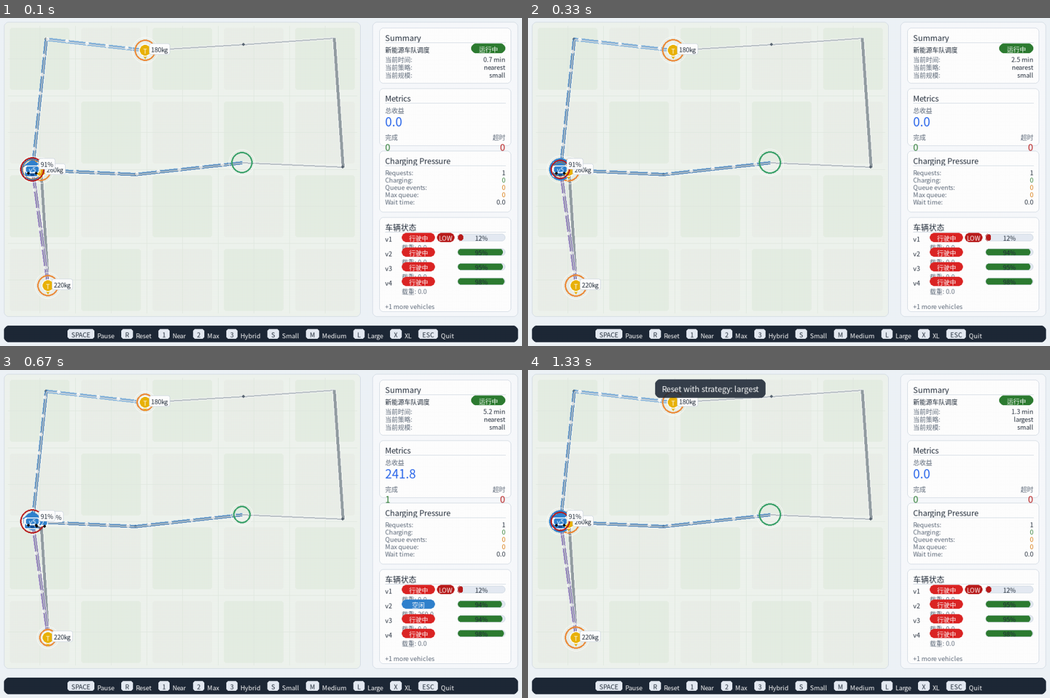
Above: before the commit, frames 1-4 (two rows, left to right).
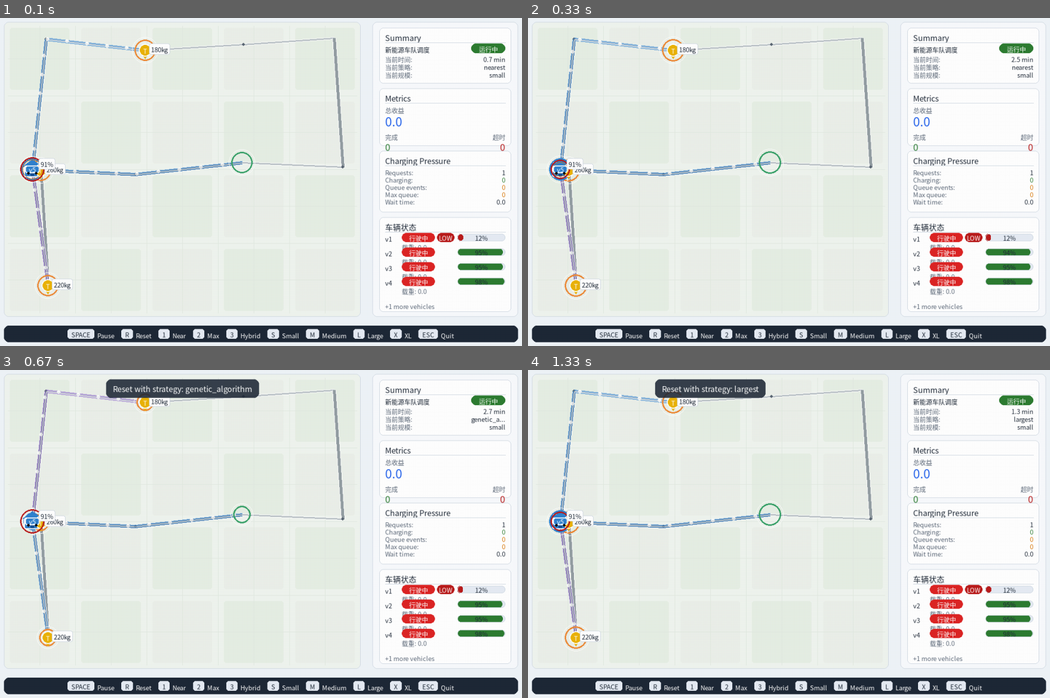
Above: after the commit, the same moments.

Repository: Ltyyyyy0429/Data-Structure-Course-Design
Game: pygame game, started from ui/simulator_app.py
Two runs of this game, one before a commit and one after it. Both use one fixed random seed, a clock stepped at 60 frames per second and the inputs below.
Inputs:
- Up to frame 1 (0.1 s): no input
- Up to frame 2 (0.33 s): no input
- Up to frame 3 (0.67 s): hold 4 from 0.33 s (still down)
- Up to frame 4 (1.33 s): release 4 at 0.8 s; tap Enter at 0.83 s; tap 2 at 1.17 s

Frames 1-2 are identical in both runs. In frame 3, 2.5% of the frame differs, in the area x 6-97%, y 2-82%; in frame 4, nothing differs.

Commit message:
docs: 更新 README
- A 模块章节
- 难度参数表与 core/difficulty.py 对齐，补充拓扑和充电分布字段
- 新增 GA 策略说明，统一四种策略文档
- 合并上游 simulator_app.py（scale 切换 + GA 策略兼容）

Diff:
--- a/batch_experiment.py
+++ b/batch_experiment.py
@@ -13,7 +13,7 @@
 
 
 SCALES = ["small", "medium", "large", "extra_large"]
-STRATEGIES = ["nearest", "largest", "energy_aware_hybrid"]
+STRATEGIES = ["nearest", "largest", "energy_aware_hybrid", "genetic_algorithm"]
 DIFFICULTIES = ["easy", "medium", "hard"]
 RESULT_CSV_PATH = "results/experiment_results.csv"
 EXPERIMENT_FIELDS = [
--- a/strategy.py
+++ b/strategy.py
@@ -21,7 +21,7 @@
         self.load_capacity = load_capacity
 
 
-        self.consume_rate = 0.5      # 每单位距离耗电量
+        self.consume_rate = consume_rate if consume_rate is not None else 0.5
         self.safety_margin = 1.0     # 电池安全余量
 
         # --- 归一化得分权重配置 ---
@@ -70,6 +70,12 @@
             return self._nearest_dispatch(idle_vehicles, unassigned_tasks)
         elif self.strategy_name == "energy_aware_hybrid":
             return self._energy_aware_hybrid_dispatch(idle_vehicles, unassigned_tasks, state)
+        elif self.strategy_name == "genetic_algorithm":
+            import strategy_ga
+            return strategy_ga.ga_dispatch(
+                idle_vehicles, unassigned_tasks, self.pathfinder, state,
+                consume_rate=self.consume_rate, load_capacity=self.load_capacity,
+            )
         else:
             return []
 
--- /dev/null
+++ b/strategy_ga.py
@@ -0,0 +1,372 @@
+# strategy_ga.py
+"""Genetic Algorithm scheduling strategy for the logistics fleet simulator.
+
+Encoding: each chromosome is a list of length n (idle vehicles), where
+each gene is a task index (0..m-1) or -1 for no assignment.  Each task
+may be assigned to at most one vehicle.
+
+The GA runs one lightweight evolution per dispatch tick (small population,
+few generations) and returns action dicts in the same format as the other
+strategies.
+"""
+
+from __future__ import annotations
+
+import random
+from typing import TYPE_CHECKING
+
+if TYPE_CHECKING:
+    from simulator.pathfinder_adapter import RealPathfinder
+
+
+# ---------------------------------------------------------------------------
+# GA hyper-parameters (tunable)
+# ---------------------------------------------------------------------------
+POP_SIZE = 40
+GENERATIONS = 30
+MUTATION_RATE = 0.10
+CROSSOVER_RATE = 0.85
+TOURNAMENT_SIZE = 3
+ELITE_COUNT = 2
+
+# Fitness scoring weights (same semantics as energy_aware_hybrid)
+BASE_SCORE = 30.0
+ALPHA = 40.0       # weight bonus max
+BETA = 30.0        # urgency bonus max
+GAMMA = 0.1        # distance penalty per km
+DELTA = 20.0       # low-battery penalty max (only when battery < 50 %)
+EPSILON = 2.0      # charger queue penalty per vehicle
+SAFETY_MARGIN = 1.0
+
+# Hard-constraint penalty — large enough to dominate any feasible solution
+INFEASIBLE_PENALTY = 1e9
+
+
+# ---------------------------------------------------------------------------
+# helpers
+# ---------------------------------------------------------------------------
+
+def _as_float(value, default: float = 0.0) -> float:  # mirrors strategy.Dispatcher._as_float
+    try:
+        return float(value)
+    except (TypeError, ValueError):
+        return default
+
+
+def _is_load_feasible(vehicle: dict, task: dict, default_capacity: float = 1000.0) -> bool:  # mirrors strategy.Dispatcher._is_load_feasible
+    cur = _as_float(vehicle.get("load", 0))
+    w = _as_float(task.get("weight", 0))
+    cap = _as_float(
+        vehicle.get("max_load", vehicle.get("load_capacity", vehicle.get("capacity", default_capacity))),
+        default_capacity,
+    )
+    return cur + w <= cap
+
+
+# ---------------------------------------------------------------------------
+# GA core
+# ---------------------------------------------------------------------------
+
+def _build_chromosome(
+    n_vehicles: int, n_tasks: int, veh_task_feasible: list[list[bool]],
+) -> list[int]:
+    """Create a random chromosome respecting load feasibility and 1-to-1 task constraint."""
+    chromo = [-1] * n_vehicles
+    available = list(range(n_tasks))
+    random.shuffle(available)
+    taken: set[int] = set()
+    indices = list(range(n_vehicles))
+    random.shuffle(indices)
+    for vi in indices:
+        for ti in available:
+            if ti in taken:
+                continue
+            if veh_task_feasible[vi][ti]:
+                chromo[vi] = ti
+                taken.add(ti)
+                break
+    return chromo
+
+
+def _mutate(
+    chromo: list[int], n_tasks: int, veh_task_feasible: list[list[bool]], rate: float,
+) -> list[int]:
+    """In-place mutation: randomly reassign or clear genes."""
+    taken = {g for g in chromo if g >= 0}
+    for vi in range(len(chromo)):
+        if random.random() >= rate:
+            continue
+        old = chromo[vi]
+        if old >= 0:
+            taken.discard(old)
+        # pick a new task that is not taken
+        candidates = [t for t in range(n_tasks) if t not in taken and veh_task_feasible[vi][t]]
+        if candidates:
+            new_t = random.choice(candidates)
+            chromo[vi] = new_t
+            taken.add(new_t)
+        else:
+            chromo[vi] = -1
+    return chromo
+
+
+def _crossover(parent_a: list[int], parent_b: list[int], n_tasks: int) -> tuple[list[int], list[int]]:
+    """Uniform crossover per vehicle position, then repair duplicate tasks."""
+    n = len(parent_a)
+    child_a = [-1] * n
+    child_b = [-1] * n
+    for i in range(n):
+        if random.random() < 0.5:
+            child_a[i], child_b[i] = parent_a[i], parent_b[i]
+        else:
+            child_a[i], child_b[i] = parent_b[i], parent_a[i]
+
+    def _repair(child: list[int]) -> list[int]:
+        seen: set[int] = set()
+        for i in range(n):
+            t = child[i]
+            if t < 0:
+                continue
+            if t in seen:
+                child[i] = -1
+            else:
+                seen.add(t)
+        return child
+
+    return _repair(child_a), _repair(child_b)
+
+
+# ---------------------------------------------------------------------------
+# fitness
+# ---------------------------------------------------------------------------
+
+def _compute_fitness(
+    chromo: list[int], vehicles: list[dict], tasks: list[dict],
+    pathfinder: RealPathfinder, state: dict,
+    dist_cache: dict[tuple[int, int], tuple[list[int], float]],
+    charger_cache: dict[int, tuple[int, float, int]],
+    consume_rate: float, load_capacity: float,
+) -> float:
+    """Return the total fitness score for *chromo*.  Higher is better."""
+
+    metrics = state.get("metrics", {})
+    current_time = _as_float(
+        state.get("current_time", metrics.get("current_time", 0))
+    )
+    chargers = state.get("charging_stations", state.get("chargers", []))
+
+    total = 0.0
+    assigned_tasks: set[int] = set()
+
+    for vi, ti in enumerate(chromo):
+        if ti < 0:
+            continue
+        if ti in assigned_tasks:          # duplicate — should not happen after repair
+            return -INFEASIBLE_PENALTY
+        assigned_tasks.add(ti)
+
+        veh = vehicles[vi]
+        task = tasks[ti]
+
+        if not _is_load_feasible(veh, task, load_capacity):
+            return -INFEASIBLE_PENALTY
+
+        v_node = int(veh.get("current_node", 0))
+        t_node = int(task.get("node_id", 0))
+        v_battery = _as_float(veh.get("battery", 100))
+        v_max_battery = max(_as_float(veh.get("max_battery", v_battery)), 1.0)
+        battery_ratio = max(0.0, min(1.0, v_battery / v_max_battery))
+        v_speed = _as_float(veh.get("speed", 1.0), 1.0)
+
+        v_capacity = _as_float(
+            veh.get("max_load", veh.get("load_capacity", veh.get("capacity", load_capacity))),
+            load_capacity,
+        )
+        if v_capacity <= 0:
+            v_capacity = 1000.0
+
+        # distance vehicle → task  (cached)
+        key = (v_node, t_node)
+        if key in dist_cache:
+            path, d1 = dist_cache[key]
+        else:
+            try:
+                path, d1 = pathfinder.find_path_and_distance(v_node, t_node)
+            except Exception:
+                path, d1 = [], float("inf")
+            dist_cache[key] = (path, d1)
+
+        if d1 == float("inf"):
+            return -INFEASIBLE_PENALTY
+
+        # nearest charger from task node  (cached)
+        if t_node in charger_cache:
+            _, d2, queue_len = charger_cache[t_node]
+        else:
+            d2 = float("inf")
+            best_n, best_d, best_q = 0, float("inf"), 0
+            for ch in chargers:
+                ch_node = int(ch.get("node_id", ch.get("node", 0)))
+                try:
+                    _, dist = pathfinder.find_path_and_distance(t_node, ch_node)
+                except Exception:
+                    dist = float("inf")
+                if dist < best_d:
+                    best_d = dist
+                    best_n = ch_node
+                    best_q = int(ch.get("queue_length", 0))
+            d2 = best_d
+            queue_len = best_q
+            charger_cache[t_node] = (best_n, best_d, best_q)
+
+        if d2 == float("inf"):
+            return -INFEASIBLE_PENALTY
+
+        # --- time feasibility (death-march guard, same as hybrid) ---
+        deadline = _as_float(task.get("deadline", 9999))
+        time_left = deadline - current_time
+        time_to_reach = d1 / v_speed
+        if time_to_reach >= time_left:
+            return -INFEASIBLE_PENALTY
+
+        required_energy = (d1 + d2) * consume_rate
+        if v_battery < required_energy + SAFETY_MARGIN:
+            return -INFEASIBLE_PENALTY
+
+        # --- composite score (same semantics as energy_aware_hybrid) ---
+        task_weight = _as_float(task.get("weight", 0), 0.0)
+        load_ratio = min(1.0, task_weight / v_capacity)
+        profit_score = ALPHA * load_ratio
+
+        buffer_time = max(0.0, time_left - time_to_reach)
+        urgency_score = BETA * (1.0 / (buffer_time + 1.0))
+
+        distance_penalty = GAMMA * d1
+        if battery_ratio > 0.5:
+            battery_risk_penalty = 0.0
+        else:
+            battery_risk_penalty = DELTA * ((0.5 - battery_ratio) / 0.5) ** 2
+        queue_penalty = EPSILON * queue_len
+
+        task_score = BASE_SCORE + profit_score + urgency_score \
+                     - distance_penalty - battery_risk_penalty - queue_penalty
+        task_score = max(0.0, task_score)
+
+        total += task_score
+
+    return total
+
+
+# ---------------------------------------------------------------------------
+# main entry point called by Dispatcher.dispatch()
+# ---------------------------------------------------------------------------
+
+def ga_dispatch(
+    idle_vehicles: list[dict],
+    unassigned_tasks: list[dict],
+    pathfinder: RealPathfinder,
+    state: dict,
+    *,
+    consume_rate: float = 0.5,
+    load_capacity: float = 1000.0,
+    pop_size: int = POP_SIZE,
+    generations: int = GENERATIONS,
+) -> list[dict]:
+    """Run one GA evolution and return a list of action dicts."""
+
+    n_v = len(idle_vehicles)
+    n_t = len(unassigned_tasks)
+
+    if n_v == 0 or n_t == 0:
+        return []
+
+    # pre-compute load feasibility matrix
+    veh_task_feasible: list[list[bool]] = []
+    for v in idle_vehicles:
+        row = [_is_load_feasible(v, t, load_capacity) for t in unassigned_tasks]
+        veh_task_feasible.append(row)
+
+    # if no feasible assignments exist at all, bail out
+    if not any(any(row) for row in veh_task_feasible):
+        return []
+
+    # caches (cleared per tick)
+    dist_cache: dict[tuple[int, int], tuple[list[int], float]] = {}
+    charger_cache: dict[int, tuple[int, float, int]] = {}
+
+    # ---- initialise population ----
+    pop = [_build_chromosome(n_v, n_t, veh_task_feasible) for _ in range(max(pop_size, ELITE_COUNT + 2))]
+    fitness = [
+        _compute_fitness(c, idle_vehicles, unassigned_tasks, pathfinder, state,
+                         dist_cache, charger_cache, consume_rate, load_capacity)
+        for c in pop
+    ]
+
+    best_idx = max(range(len(pop)), key=lambda i: fitness[i])
+
+    # ---- evolve ----
+    for gen in range(generations):
+        new_pop: list[list[int]] = []
+
+        # elitism
+        sorted_idx = sorted(range(len(pop)), key=lambda i: fitness[i], reverse=True)
+        for ei in sorted_idx[:ELITE_COUNT]:
+            new_pop.append(pop[ei][:])
+
+        # fill the rest
+        while len(new_pop) < pop_size:
+            # tournament selection
+            if random.random() < CROSSOVER_RATE and len(new_pop) + 2 <= pop_size:
+                t_a = random.sample(range(len(pop)), min(TOURNAMENT_SIZE, len(pop)))
+                t_b = random.sample(range(len(pop)), min(TOURNAMENT_SIZE, len(pop)))
+                p_a = pop[max(t_a, key=lambda i: fitness[i])]
+                p_b = pop[max(t_b, key=lambda i: fitness[i])]
+                c_a, c_b = _crossover(p_a, p_b, n_t)
+                new_pop.append(c_a)
+                new_pop.append(c_b)
+            else:
+                t_idx = random.sample(range(len(pop)), min(TOURNAMENT_SIZE, len(pop)))
+                parent = pop[max(t_idx, key=lambda i: fitness[i])]
+                child = _mutate(parent[:], n_t, veh_task_feasible, MUTATION_RATE)
+                new_pop.append(child)
+
+        # truncate to pop_size
+        pop = new_pop[:pop_size]
+
+        # re-evaluate
+        fitness = [
+            _compute_fitness(c, idle_vehicles, unassigned_tasks, pathfinder, state,
+                             dist_cache, charger_cache, consume_rate, load_capacity)
+            for c in pop
+        ]
+        best_idx = max(range(len(pop)), key=lambda i: fitness[i])
+
+    # ---- decode best chromosome → actions ----
+    best = pop[best_idx]
+    actions: list[dict] = []
+    for vi, ti in enumerate(best):
+        if ti < 0:
+            continue
+        veh = idle_vehicles[vi]
+        task = unassigned_tasks[ti]
+        v_node = int(veh.get("current_node", 0))
+        t_node = int(task.get("node_id", 0))
+
+        key = (v_node, t_node)
+        if key in dist_cache:
+            path, _ = dist_cache[key]
+        else:
+            try:
+                path, _ = pathfinder.find_path_and_distance(v_node, t_node)
+            except Exception:
+                path = [t_node]
+            dist_cache[key] = (path, 0.0)
+
+        actions.append({
+            "vehicle_id": veh["id"],
+            "task_id": task["id"],
+            "action": "assign",
+            "path": path,
+        })
+
+    return actions
--- a/ui/simulator_app.py
+++ b/ui/simulator_app.py
@@ -318,6 +318,16 @@
                         simulator = reset_simulator(strategy, current_difficulty, current_scale)
                         toast_message = "Hybrid strategy is not available"
                     toast_until = pygame.time.get_ticks() / 1000.0 + 1.8
+                elif event.key == pygame.K_4:
+                    strategy = "genetic_algorithm"
+                    try:
+                        simulator = reset_simulator(strategy, current_difficulty, current_scale)
+                        toast_message = "Reset with strategy: genetic_algorithm"
+                    except Exception:
+                        strategy = "nearest"
+                        simulator = reset_simulator(strategy, current_difficulty, current_scale)
+                        toast_message = "GA strategy is not available"
+                    toast_until = pygame.time.get_ticks() / 1000.0 + 1.8
                 elif event.key in (pygame.K_s, pygame.K_m, pygame.K_l, pygame.K_x):
                     key_to_scale = {
                         pygame.K_s: "small",
Not shown, changed: README.md
